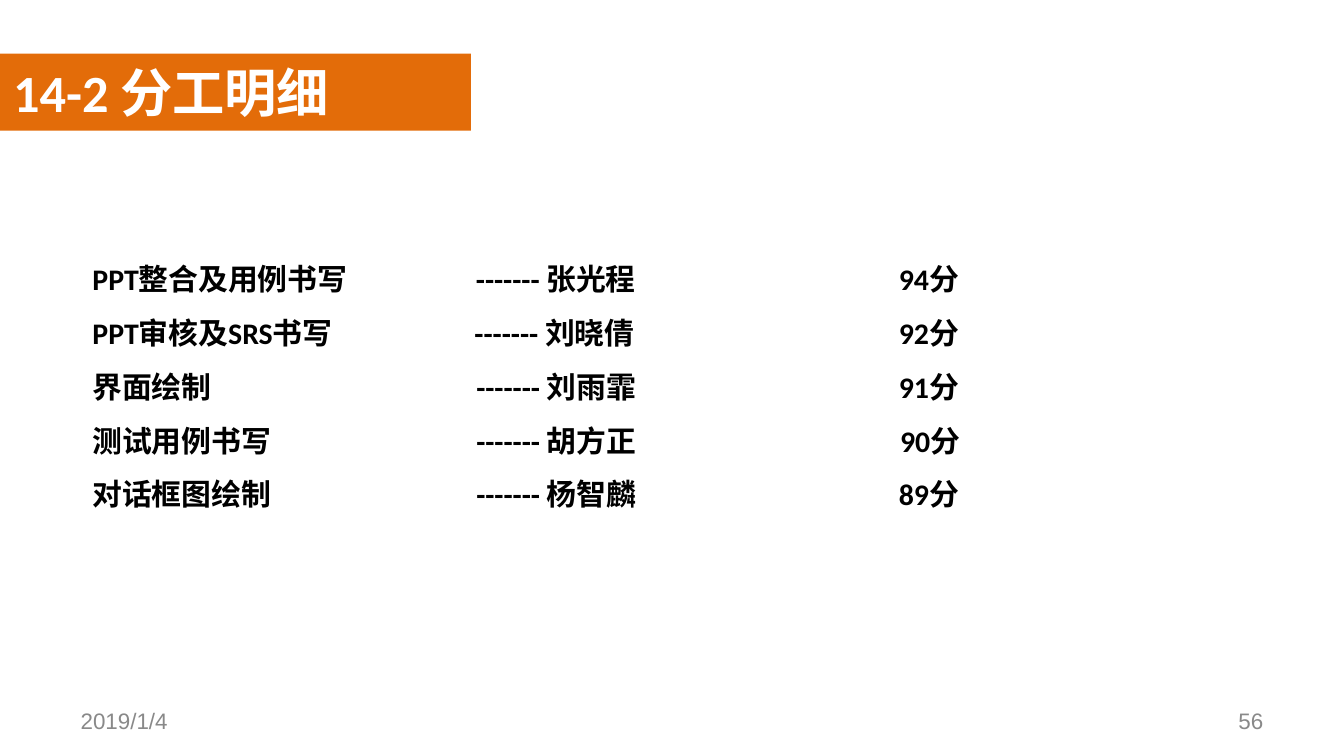
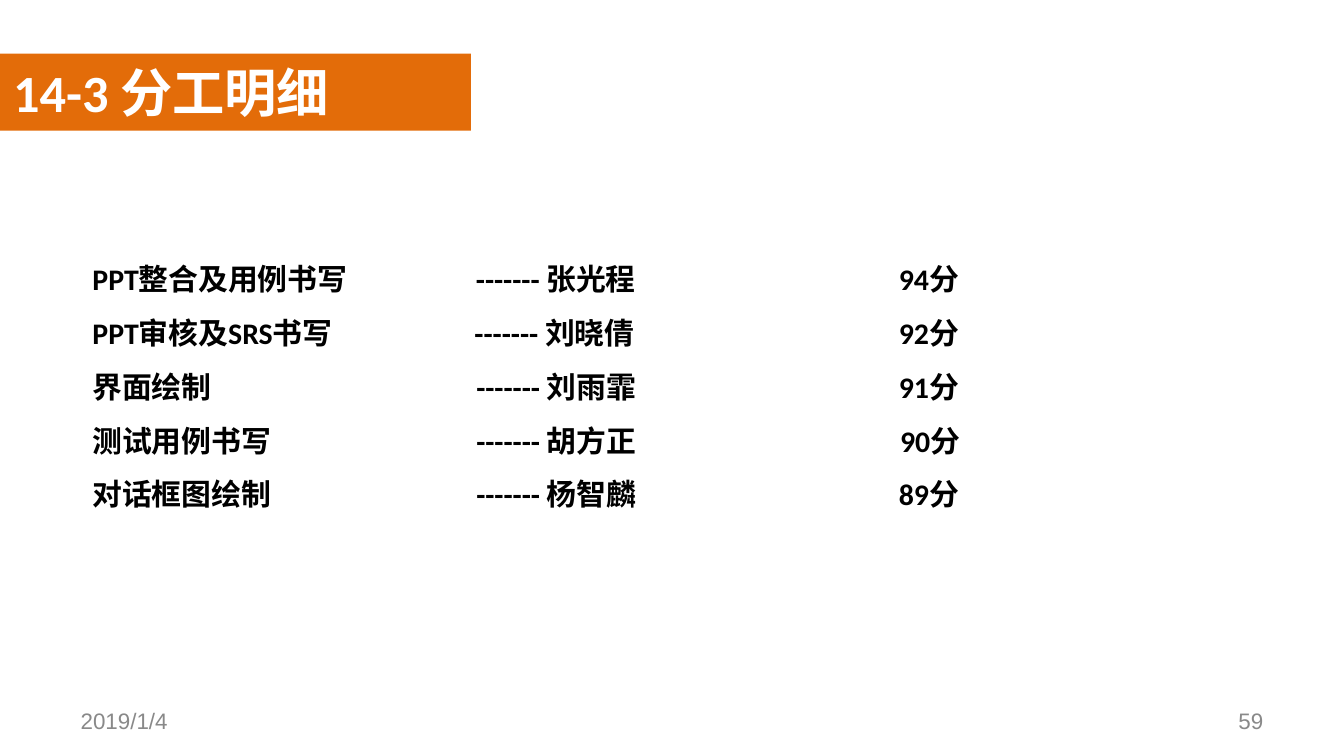
Before and after one commit to SoftwareRequirtmentsG02/Document, a slide deck: slide 59 of 案例教学系统/受控文档/分析设计/PPT/PRD2018-G02-SRS评审PPT.pptx (slide 56 before the commit). Drawn at 1344x756 pixels with LibreOffice and Linux fonts; fonts in the diff are those of the drawing; background and template pictures are left out. Boxes give left, top, right and bottom in pixels: in the first picture for what was removed or moved away, otherwise in the second. Text is boxed around its words. In the diff, an @@ line names an element or a change of style, - is before the commit and + after.

```diff
--- a/案例教学系统/受控文档/分析设计/PPT/PRD2018-G02-SRS评审PPT.pptx
+++ b/案例教学系统/受控文档/分析设计/PPT/PRD2018-G02-SRS评审PPT.pptx
@@ text at (x1=13, y1=67, x2=329, y2=117): text changed @@
-14-2 分工明细
+14-3 分工明细
@@ page number at (x1=1238, y1=713, x2=1263, y2=729): text changed @@
-56
+59
```
Also in this commit, not shown: 5 other slides changed, 3 slides added.
